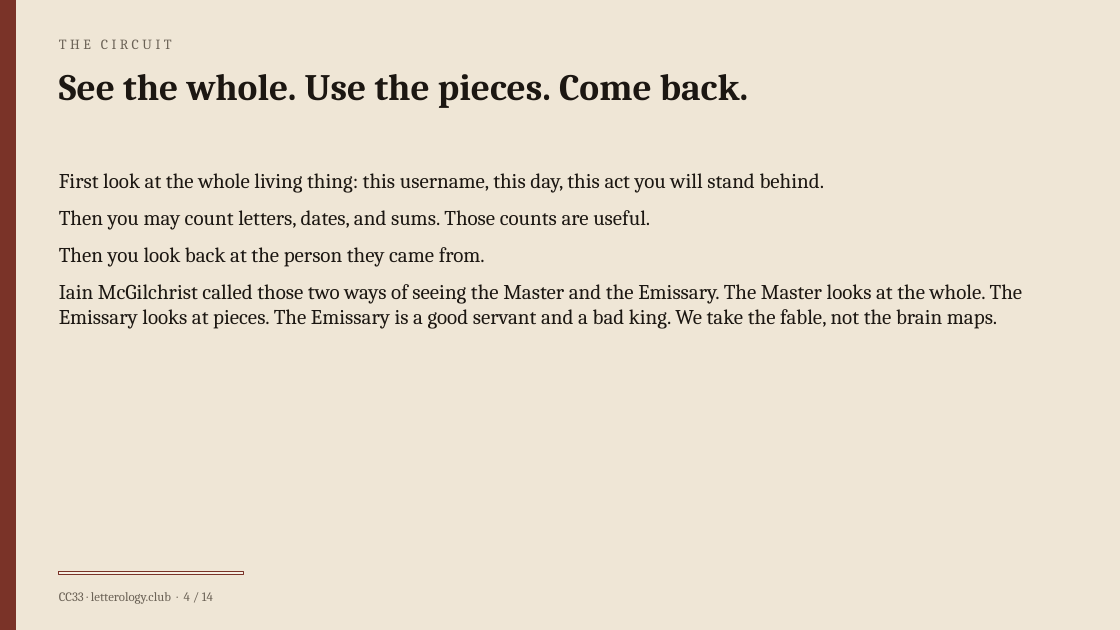
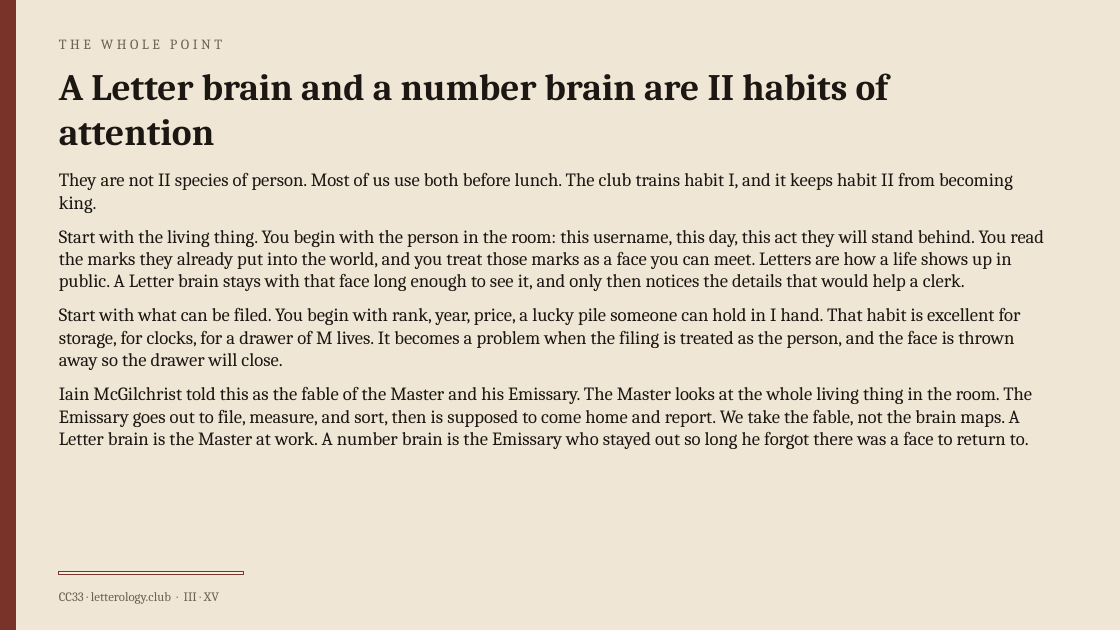
Before and after one commit to ImperialDave/Letterology-Calculator, a slide deck: slide 3 of public/brief.pptx (slide 4 before the commit). Drawn at 1120x630 pixels with LibreOffice and Linux fonts; fonts in the diff are those of the drawing. Boxes give left, top, right and bottom in pixels: in the first picture for what was removed or moved away, otherwise in the second. Text is boxed around its words. In the diff, an @@ line names an element or a change of style, - is before the commit and + after.

Commit message:
Grade the portrait A+ to F and rebuild the quiz as a fifty-item inventory.
The Brief writes quantities as Romans and says what a Letter brain is. The test shuffles sides, scores ten aspects on their own, and keeps the Letter-brain mark separate from the seats.

```diff
--- a/public/brief.pptx
+++ b/public/brief.pptx
@@ text at [59,39,222,49]: text changed @@
-THE CIRCUIT
+THE WHOLE POINT
@@ text at [59,73,888,146]: text changed @@
-See the whole. Use the pieces. Come back.
+A Letter brain and a number brain are II habits of attention
@@ text at [59,173,1044,449]: text changed; size 18 to 16 pt @@
-First look at the whole living thing: this username, this day, this act you will stand behind.
-Then you may count letters, dates, and sums. Those counts are useful.
-Then you look back at the person they came from.
-Iain McGilchrist called those two ways of seeing the Master and the Emissary. The Master looks at the whole. The Emissary looks at pieces. The Emissary is a good servant and a bad king. We take the fable, not the brain maps.
+They are not II species of person. Most of us use both before lunch. The club trains habit I, and it keeps habit II from becoming king.
+Start with the living thing. You begin with the person in the room: this username, this day, this act they will stand behind. You read the marks they already put into the world, and you treat those marks as a face you can meet. Letters are how a life shows up in public. A Letter brain stays with that face long enough to see it, and only then notices the details that would help a clerk.
+Start with what can be filed. You begin with rank, year, price, a lucky pile someone can hold in I hand. That habit is excellent for storage, for clocks, for a drawer of M lives. It becomes a problem when the filing is treated as the person, and the face is thrown away so the drawer will close.
+Iain McGilchrist told this as the fable of the Master and his Emissary. The Master looks at the whole living thing in the room. The Emissary goes out to file, measure, and sort, then is supposed to come home and report. We take the fable, not the brain maps. A Letter brain is the Master at work. A number brain is the Emissary who stayed out so long he forgot there was a face to return to.
@@ text at [59,592,219,604]: text changed @@
-CC33 · letterology.club · 4 / 14
+CC33 · letterology.club · III · XV
```
Also in this commit, not shown: 13 other slides changed, 1 slide added, 15 other files.
